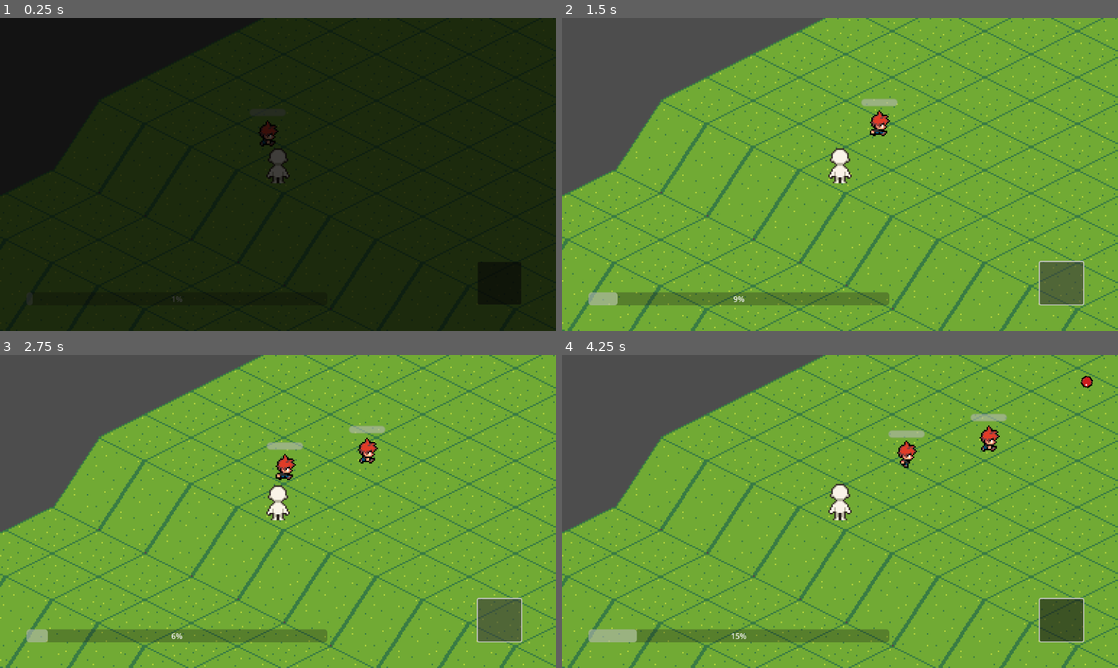
Above: before the commit, frames 1-4 (two rows, left to right).
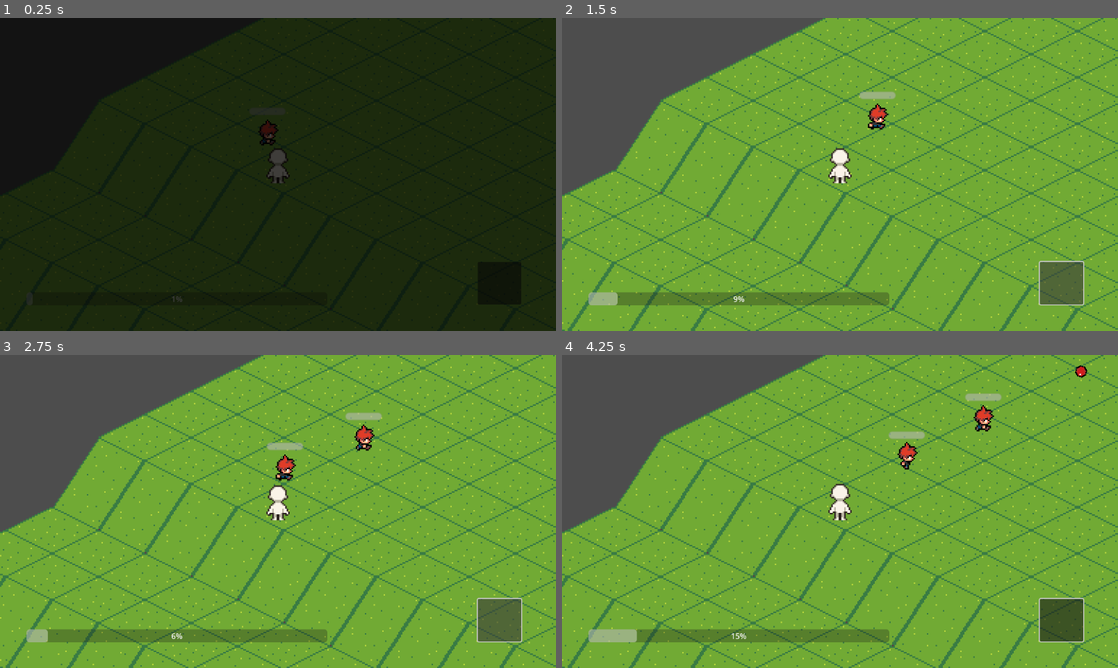
Above: after the commit, the same moments.

Repository: KokonutGamer/CSS-385-Project
Game: Godot game, scene res://src/levels/test_scene.tscn
Two runs of this game, one before a commit and one after it. Both use one fixed random seed, a clock stepped at 60 frames per second and the inputs below. This scene is started directly instead of the project's main scene.
Inputs (mouse positions are in pixels of both pictures, inside the frame that each line leads up to):
- Up to frame 1 (0.25 s): no input
- Up to frame 2 (1.5 s): click (1062, 284) at 0.5 s; click (1062, 284) at 1.25 s
- Up to frame 3 (2.75 s): click (500, 621) at 2 s
- Up to frame 4 (4.25 s): tap Enter at 2.75 s; move the mouse to (962, 495) at 2.77 s; click (962, 495) at 2.92 s; move the mouse to (728, 527) at 3.52 s; click (728, 527) at 3.67 s

The runs differ from the first frame. In frame 1, less than 0.1% of the frame differs, in the area x 46-51%, y 32-42%; in frame 2, 0.6%; in frame 3, 0.7%; in frame 4, 1.0%, in the area x 58-96%, y 3-37%.

Commit message:
Fixed minion attack direction

Diff:
--- a/src/allies/ally_minion.gd
+++ b/src/allies/ally_minion.gd
@@ -12,6 +12,7 @@
 var attacking := false
 
 var current_state : State
+var offset : Vector2
 
 func _ready() -> void:
 	add_to_group("allies")
@@ -21,8 +22,13 @@
 	hurtbox.collision_layer = 1 << 1
 	hurtbox.collision_mask = 1 << 2
 
+	# calculate random offset to avoid staggering
+	var radius = 32.0
+	var angle = randf() * TAU
+	offset = Vector2(cos(angle), sin(angle)) * radius
+
 func move_towards(move_target: Vector2, _delta: float) -> void:
-	var dir := move_target - global_position
+	var dir := move_target + offset - global_position
 	if dir.length() > 0.01:
 		velocity = dir.normalized() * MOVEMENT_SPEED
 	else:
--- a/src/allies/ally_minion.tscn
+++ b/src/allies/ally_minion.tscn
@@ -1332,7 +1332,7 @@
 tree_root = SubResource("AnimationNodeStateMachine_khete")
 advance_expression_base_node = NodePath("..")
 anim_player = NodePath("../AnimationPlayer")
-parameters/Attack/blend_position = Vector2(-0.038619578, -0.7286012)
+parameters/Attack/blend_position = Vector2(-0.02197802, -0.44508672)
 parameters/Idle/blend_position = Vector2(0, 0)
 parameters/Walk/blend_position = Vector2(-0.0007304549, 0.0020877123)
 
--- a/src/allies/attacking.gd
+++ b/src/allies/attacking.gd
@@ -2,6 +2,10 @@
 
 func enter(previous_state_path: String, data := {}) -> void:
 	minion.attacking = true
+	var direction = minion.global_position.direction_to(\
+	minion.target.global_position).normalized()
+	minion.get_node("AnimationTree").set("parameters/Attack/blend_position", direction)
+
 	print(owner.name + " is attacking")
 
 # TODO implement attack logic
--- a/src/allies/chasing.gd
+++ b/src/allies/chasing.gd
@@ -4,7 +4,7 @@
 	minion.attacking = false
 
 func physics_update(_delta: float) -> void:
-	minion.navigation_agent.target_position = minion.target.global_position
+	minion.navigation_agent.target_position = minion.target.global_position + minion.offset
 	minion.velocity = minion.global_position.direction_to(\
 	minion.navigation_agent.get_next_path_position()) * minion.MOVEMENT_SPEED
 	minion.move_and_slide()
